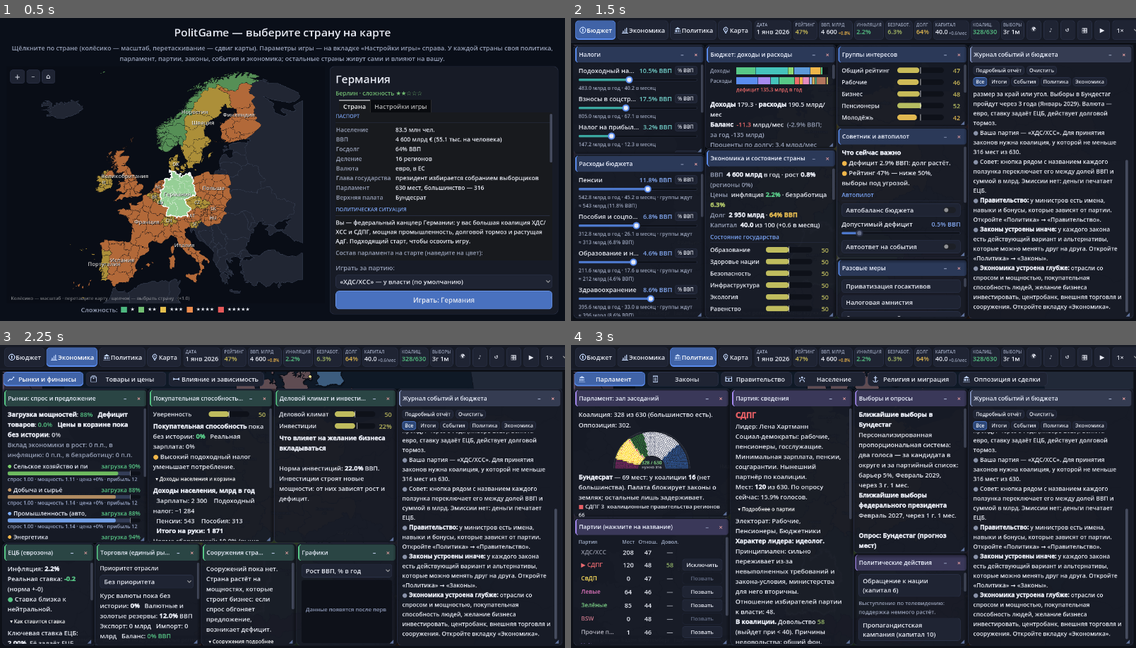
Above: before the commit, frames 1-4 (two rows, left to right).
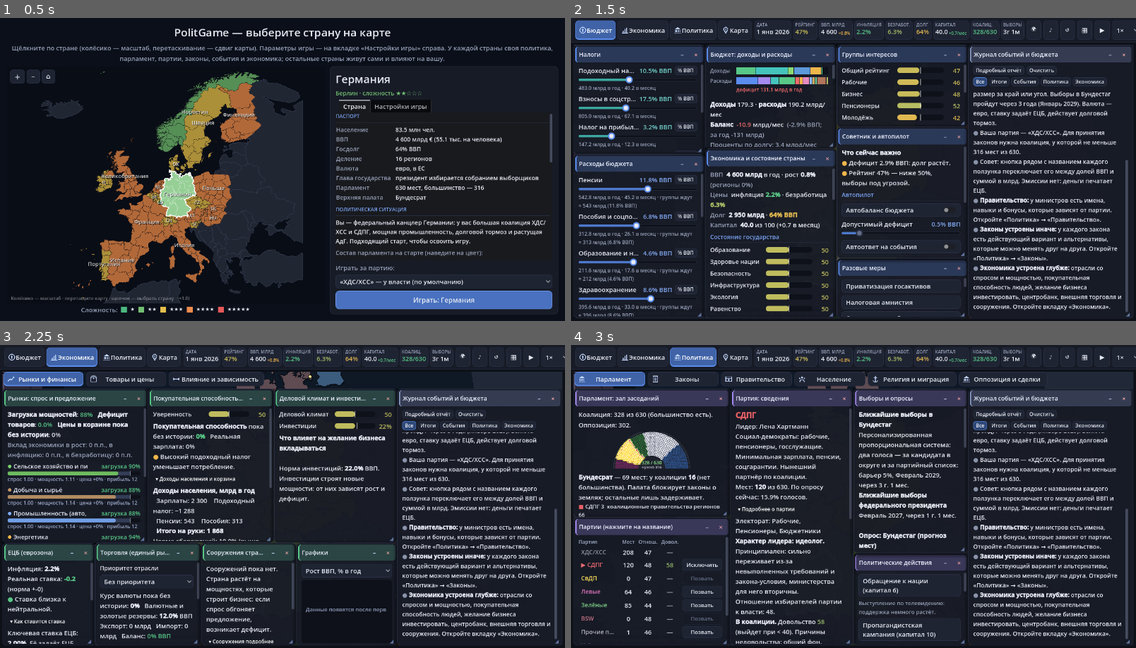
Above: after the commit, the same moments.

Repository: Maks46921/Myrep
Game: Godot game, scene res://main.tscn
Same seed, same stepped clock (60 frames per second), same inputs: the game is played once before the commit and once after it.
Inputs:
- Up to frame 1 (0.5 s): no input
- Up to frame 2 (1.5 s): click "Играть: Германия" at 0.5 s; click "Бюджет" at 1.25 s
- Up to frame 3 (2.25 s): click "Экономика" at 2 s
- Up to frame 4 (3 s): click "Политика" at 2.75 s

Frame 1 is identical in both runs. In frame 2, less than 0.1% of the frame differs, in the area x 30-70%, y 4-70%; in frame 3, less than 0.1%; in frame 4, less than 0.1%.

Commit message:
v35: compensate status-quo law effects at start; style runner

Diff:
--- a/scripts/logic/policy.gd
+++ b/scripts/logic/policy.gd
@@ -888,6 +888,18 @@
 		var st: Dictionary = v.get("set", {})
 		for k in st:
 			m[k] = st[k]
+	# v35: калибровка — эффекты действующего порядка уже заложены в стартовые показатели страны,
+	# поэтому снимаем их: пока закон не менялся, итог нулевой; отмена порядка лишает его эффектов.
+	for tid in state:
+		var v0 := variant_of(tid, 0)
+		if not bool(v0.get("sq", false)):
+			continue
+		var x0: Dictionary = v0.get("x", {})
+		for k in x0:
+			m[k] = float(m.get(k, 1.0)) / maxf(0.05, float(x0[k]))
+		var a0: Dictionary = v0.get("a", {})
+		for k in a0:
+			m[k] = float(m.get(k, 0.0)) - float(a0[k])
 	if include_cabinet and ministers.size() == MINISTRIES.size():
 		for mi in MINISTRIES.size():
 			var mn: Dictionary = ministers[mi]
--- /dev/null
+++ b/tests/dev/econ.gd
@@ -0,0 +1,20 @@
+extends SceneTree
+# dev: экономика под автопилотом бюджета (bal=1) или без него: country=XX bal=0/1 months=N
+func _init():
+	var bal := false
+	var months := 120
+	for a in OS.get_cmdline_user_args():
+		if String(a) == "bal=1": bal = true
+		if String(a).begins_with("months="): months = int(String(a).substr(7))
+	var g = load("res://main.gd").new()
+	root.add_child(g)
+	for i in 3: await process_frame
+	g.ap["bal"] = bal
+	for m in months:
+		if g.game_over: break
+		if g.election_open: g.election_continue()
+		if not g.current_event.is_empty(): g.choose(0)
+		g.next_turn()
+		if g.election_open: g.election_continue()
+		if m % 24 == 0 or m == months - 1: print("m%d gdp %.0f g %.2f infl %.2f u %.1f debt %.0f def %.1f floor %s" % [m, g.gdp, g.growth, g.inflation, g.unemployment, g.debt / g.gdp * 100.0, g.last_deficit_pct, g.auto_floor_on])
+	quit()
--- /dev/null
+++ b/tests/dev/gdp.gd
@@ -0,0 +1,11 @@
+extends SceneTree
+func _init():
+	var g = load("res://main.gd").new()
+	root.add_child(g)
+	for i in 3: await process_frame
+	for m in 36:
+		if g.election_open: g.election_continue()
+		if not g.current_event.is_empty(): g.choose(0)
+		g.next_turn()
+		if m % 6 == 0: print("m%d gdp %.1f infl %.2f growth %.2f u %.1f" % [m, g.gdp, g.inflation, g.growth, g.unemployment])
+	quit()
--- /dev/null
+++ b/tests/dev/mods.gd
@@ -0,0 +1,13 @@
+extends SceneTree
+func _init():
+	var g = load("res://main.gd").new()
+	root.add_child(g)
+	for i in 3: await process_frame
+	var ks: Array = g.mods.keys()
+	ks.sort()
+	for k in ks:
+		print("MOD %s %s" % [k, str(g.mods[k])])
+	var b: Dictionary = g.compute_budget()
+	for k in b:
+		if typeof(b[k]) == TYPE_FLOAT: print("BUD %s %.2f" % [k, b[k]])
+	quit()
--- /dev/null
+++ b/tests/styles.gd
@@ -0,0 +1,156 @@
+extends SceneTree
+# v35: стили игры для длинных прогонов. style=… months=360 party=K country=XX. Печатает строку STY {json}.
+#   passive    — ничего не делает сам: только решает события (первый вариант)
+#   careful    — автопилот бюджета (осторожный), события по осторожному стилю, бережёт коалицию
+#   populist   — раздаёт: социальный курс, события ради рейтинга, в оппозиции — критика и митинги
+#   austerity  — экономия: режет расходы и долг, события — минимум долгов
+#   growth     — курс на рост, стройки, деловой стиль событий
+#   reformer   — активно вносит законы (ИИ-подбор под свою партию), переговоры и союзы по голосованию
+#   coalition  — дипломат: уступки и требования партнёров, приглашения с обещаниями, договоры в оппозиции
+#   chaos      — случайные решения, случайные ползунки и действия
+const STYLES := ["passive", "careful", "populist", "austerity", "growth", "reformer", "coalition", "chaos"]
+
+func arg(k: String, d: String) -> String:
+	for a in OS.get_cmdline_user_args():
+		if a.begins_with(k + "="):
+			return a.substr(k.length() + 1)
+	return d
+
+var st := {"gov_m": 0, "opp_m": 0, "elections": 0, "won": 0, "crisis_m": 0, "partner_left": 0, "laws": 0, "deadlocks": 0, "snap": 0, "nan": 0, "low_appr_m": 0}
+
+func pick_event(g, style: String) -> int:
+	var n: int = (g.current_event["o"] as Array).size()
+	match style:
+		"passive": return 0
+		"chaos": return randi() % n
+		"careful", "austerity", "coalition": g.ap["style"] = 0
+		"populist": g.ap["style"] = 1
+		"growth", "reformer": g.ap["style"] = 2
+	if String(g.current_event.get("special", "")) == "crisis":
+		return 0
+	return g.auto_event_pick(g.current_event)
+
+func gov_actions(g, style: String, m: int) -> void:
+	match style:
+		"careful":
+			g.ap["bal"] = true; g.ap["repair"] = true
+			if m % 6 == 0: coal_care(g, 0.0)
+		"populist":
+			if m % 12 == 0 and g.capital > 10: g.apply_preset("social")
+			if m % 4 == 0 and g.capital > 14: g.do_action("address")
+		"austerity":
+			g.ap["bal"] = true; g.ap["target"] = -0.5
+		"growth":
+			g.ap["build"] = true; g.ap["repair"] = true
+			if m % 12 == 0: g.apply_preset("growth")
+			g.ap["bal"] = m % 2 == 0
+		"reformer":
+			g.ap["bal"] = true
+			var mine := false
+			for b in g.bills:
+				if int(b["sponsor"]) == 0: mine = true
+			if not mine and g.capital >= 16.0:
+				var members: Array = []
+				for p in g.coal_members():
+					if p != 0: members.append(p)
+				g.ai_pick_law(0, members if members.size() > 0 else [0])
+		"coalition":
+			g.ap["bal"] = true
+			coal_care(g, 1.0)
+		"chaos":
+			if randf() < 0.3:
+				var d: Dictionary = g.POLICY[randi() % g.POLICY.size()]
+				var k: String = d["key"]
+				g.set_policy(k, float(g.pol[k]) + randf_range(-1.0, 1.0))
+	# любой стиль, кроме пассивного и хаоса, пытается спасти правительство в кризисе
+	if style != "passive" and style != "chaos" and not g.gov_ok():
+		var best := -1
+		var bw := -INF
+		for p in range(1, g.PARTY_NAMES.size()):
+			if g.can_govern(p) and not g.in_coalition[p] and g.seats[p] > 0:
+				var w: float = g.invite_offer_w(p, true, 1)
+				if w > bw: bw = w; best = p
+		if best > 0:
+			g.invite_party(best, true, 1 if bw - 6.0 < g.COALITION_JOIN else 0)
+
+func coal_care(g, eager: float) -> void:
+	for p in g.coal_members():
+		if p == 0: continue
+		var s: float = float(g.satis.get(p, 60.0))
+		if s < g.SAT_LEAVE + 12.0 + 8.0 * eager and g.capital >= 14.0:
+			g.do_concession(p)
+		elif s < g.SAT_LEAVE + 20.0 and eager > 0.5:
+			g.fulfill_party_demands(p)
+
+func opp_actions(g, style: String, m: int) -> void:
+	var tries: Array = []
+	match style:
+		"passive": return
+		"populist": tries = ["critic", "rally", "early"]
+		"reformer", "coalition": tries = ["join"]
+		"chaos": tries = [["critic", "rally", "probe", "early", "nocon", "join"][randi() % 6]]
+		_: tries = ["critic", "rally"]
+	for id in tries:
+		if g.opp_act(id): break
+	if style in ["reformer", "coalition"] and m % 3 == 0:
+		var best := -1
+		var bv := -1.0
+		for p in range(1, g.PARTY_NAMES.size()):
+			if g.pact_can(p, "talk") == "" and float(g.prel[p]) > bv and g.seats[p] > 0:
+				bv = float(g.prel[p]); best = p
+		if best > 0:
+			for k in ["votes", "tol", "bloc", "talk"]:
+				if g.pact_can(best, k) == "":
+					g.pact_do(best, k)
+					break
+
+func _init():
+	var style := arg("style", "careful")
+	var months := int(arg("months", "360"))
+	var g = load("res://main.gd").new()
+	root.add_child(g)
+	for i in 3: await process_frame
+	var g0: float = g.gdp
+	var pop0: float = g.total_pop()
+	var imax := 0.0
+	var dmax := 0.0
+	var m := 0
+	var last_parl: int = g.last_parl
+	var prev_opp: bool = g.opp_mode
+	while m < months and not g.game_over:
+		if g.election_open: g.election_continue()
+		var guard := 0
+		while not g.current_event.is_empty() and guard < 5:
+			g.choose(pick_event(g, style)); guard += 1
+		if g.opp_mode: opp_actions(g, style, m)
+		else: gov_actions(g, style, m)
+		var coal0: int = g.coal_members().size()
+		g.next_turn()
+		if g.election_open: g.election_continue()
+		if g.last_parl != last_parl:
+			st["elections"] += 1
+			last_parl = g.last_parl
+			if not g.opp_mode: st["won"] += 1
+		if g.deadlock > 0: st["deadlocks"] = maxi(st["deadlocks"], g.deadlock)
+		if g.opp_mode: st["opp_m"] += 1
+		else: st["gov_m"] += 1
+		if g.crisis_months > 0: st["crisis_m"] += 1
+		if g.approval() < 30.0 and not g.opp_mode: st["low_appr_m"] += 1
+		if not g.opp_mode and not prev_opp and g.coal_members().size() < coal0 and g.last_parl != g.turn: st["partner_left"] += 1
+		prev_opp = g.opp_mode
+		for k in ["inflation", "unemployment", "growth", "gdp", "debt"]:
+			var v: float = g.get(k)
+			if is_nan(v) or is_inf(v): st["nan"] += 1
+		if arg("trace", "0") == "1" and m % 12 == 0:
+			print("m%d gdp %.0f g %.2f infl %.2f u %.1f debt %.0f appr %.1f cap %.0f opp %s seats %d/%d" % [m, g.gdp, g.growth, g.inflation, g.unemployment, g.debt / g.gdp * 100.0, g.approval(), g.capital, g.opp_mode, g.gov_seats(), g.SEATS])
+		imax = maxf(imax, g.inflation)
+		dmax = maxf(dmax, g.debt / maxf(1.0, g.gdp) * 100.0)
+		m += 1
+	var laws := 0
+	var d := {"cc": g.ccode, "style": style, "party": g.PARTY_NAMES[0], "slot": int(arg("party", "0")), "m": m, "over": g.game_over, "why": String(g.end_reason).substr(0, 60),
+		"gdp_x": snappedf(g.gdp / g0, 0.001), "growth_y": snappedf((pow(g.gdp / g0, 12.0 / maxf(1.0, float(m))) - 1.0) * 100.0, 0.01), "debt": snappedf(g.debt / maxf(1.0, g.gdp) * 100.0, 0.1), "dmax": snappedf(dmax, 0.1),
+		"infl": snappedf(g.inflation, 0.1), "imax": snappedf(imax, 0.1), "u": snappedf(g.unemployment, 0.1), "appr": snappedf(g.approval(), 0.1), "cap": snappedf(g.capital, 0.1),
+		"pop_x": snappedf(g.total_pop() / pop0, 0.001), "opp_end": g.opp_mode}
+	d.merge(st)
+	print("STY ", JSON.stringify(d))
+	quit()
Not shown, changed: tests/golden/AT.txt
Not shown, changed: tests/golden/BE.txt
Not shown, changed: tests/golden/CH.txt
Not shown, changed: tests/golden/CZ.txt
Not shown, changed: tests/golden/DE.txt
Not shown, changed: tests/golden/DK.txt
Not shown, changed: tests/golden/ES.txt
Not shown, changed: tests/golden/FI.txt
Not shown, changed: tests/golden/FR.txt
Not shown, changed: tests/golden/GB.txt
Not shown, changed: tests/golden/HU.txt
Not shown, changed: tests/golden/IE.txt
(and 9 more such lines)
